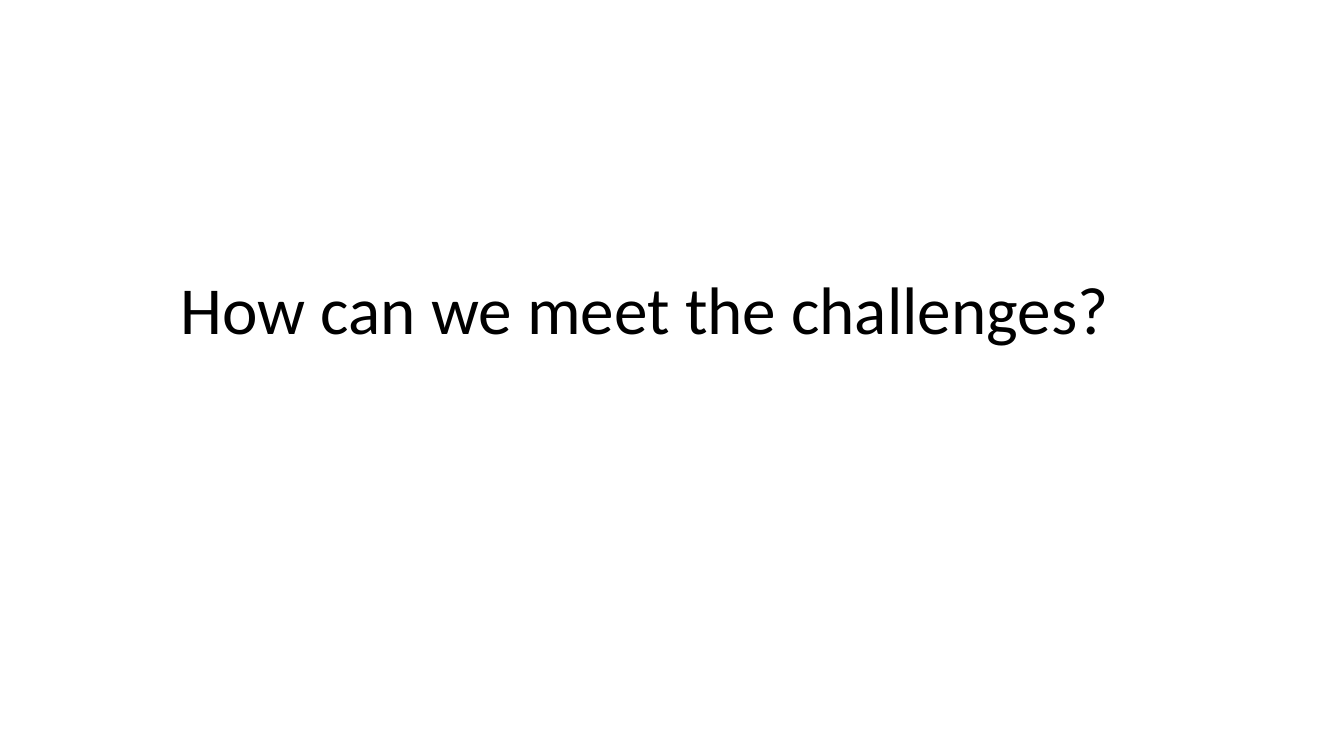
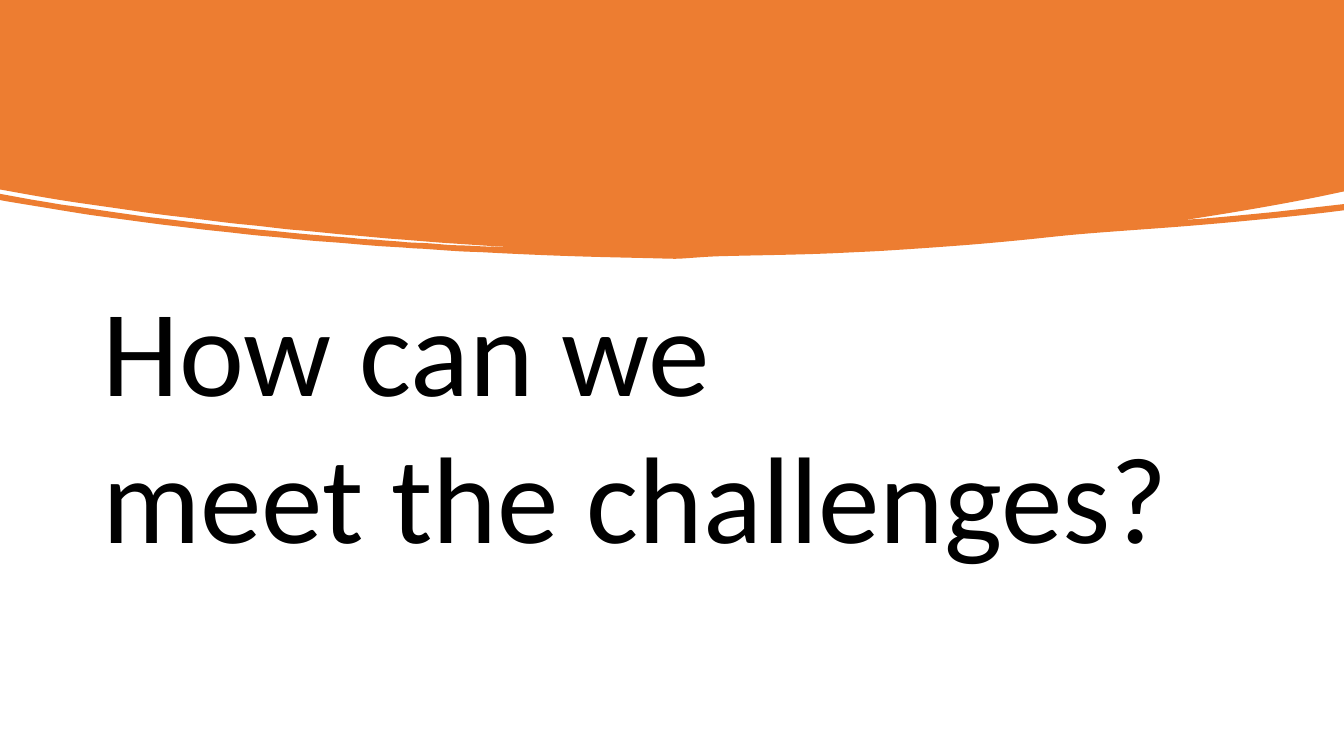
Before and after one commit to eylonmalin/k8s-training, a slide deck: slide 20 of day-1/Using Kubernetes Day 1.pptx (slide 28 before the commit). Drawn at 1344x756 pixels with LibreOffice and Linux fonts; fonts in the diff are those of the drawing. Boxes give left, top, right and bottom in pixels: in the first picture for what was removed or moved away, otherwise in the second. Text is boxed around its words. In the diff, an @@ line names an element or a change of style, - is before the commit and + after.

```diff
--- a/day-1/Using Kubernetes Day 1.pptx
+++ b/day-1/Using Kubernetes Day 1.pptx
@@ freeform shape added at [0, 0, 1344, 259], fill #ED7D31 @@
@@ text at [102, 317, 1167, 565]: text changed; size 48 to 88 pt @@
-How can we meet the challenges?
+How can we
+meet the challenges?
```
Also in this commit, not shown: 15 other slides changed, 10 slides added, 2 slides removed.
